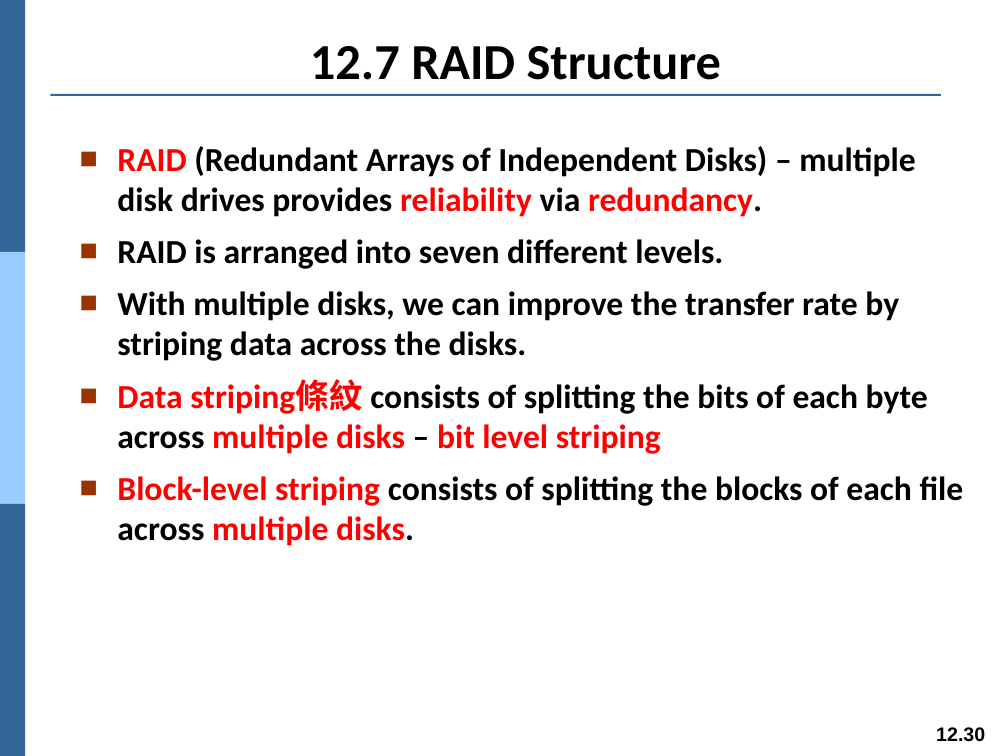
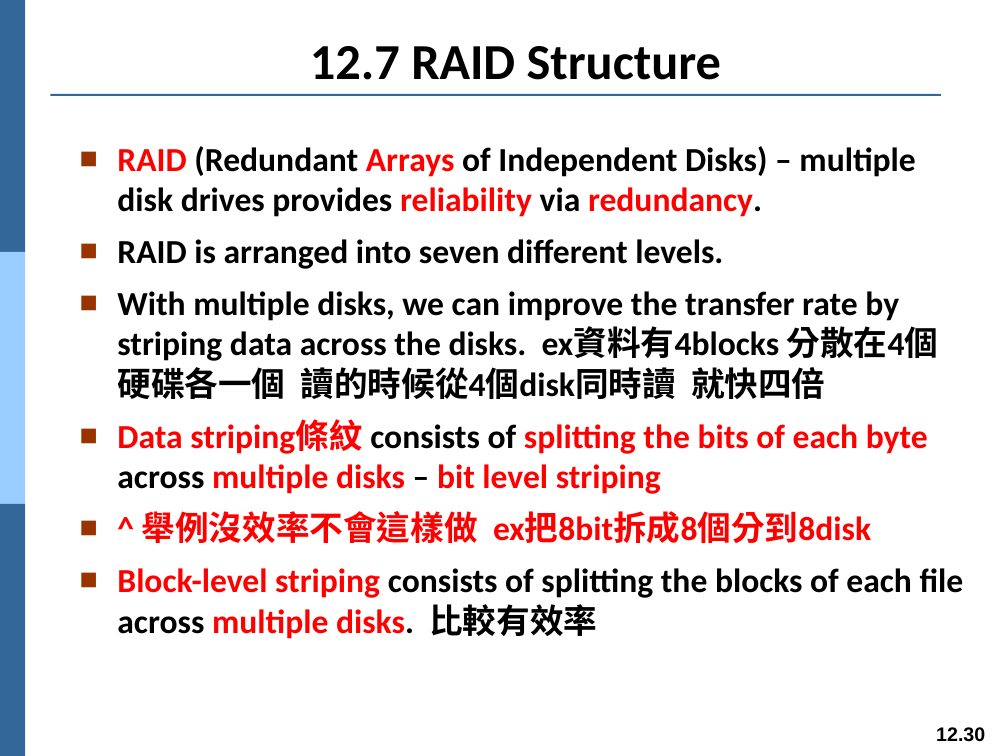
Before and after one commit to Yang09701194/OS_Learning, a slide deck: slide 30 of ch12.pptx. Drawn at 1008x756 pixels with LibreOffice and Linux fonts; fonts in the diff are those of the drawing. Boxes give left, top, right and bottom in pixels: in the first picture for what was removed or moved away, otherwise in the second. Text is boxed around its words. In the diff, an @@ line names an element or a change of style, - is before the commit and + after.

```diff
--- a/ch12.pptx
+++ b/ch12.pptx
@@ text at (117, 146, 928, 494): text colour #000000 to #FF0000 in "Arrays", "splitting the bits of each byte" @@
@@ text at (117, 291, 938, 399): text changed @@
-■ With multiple disks, we can improve the transfer rate by striping data across the disks.
+■ With multiple disks, we can improve the transfer rate by striping data across the disks. ex資料有4blocks 分散在4個硬碟各一個 讀的時候從4個disk同時讀 就快四倍
@@ text at (117, 511, 964, 639): text changed; text colour #000000 to #FF0000 @@
-■ Block-level striping consists of splitting the blocks of each file across multiple disks.
+■ ^ 舉例沒效率不會這樣做 ex把8bit拆成8個分到8disk
+■ Block-level striping consists of splitting the blocks of each file across multiple disks. 比較有效率
```
Also in this commit, not shown: 18 other slides changed.
